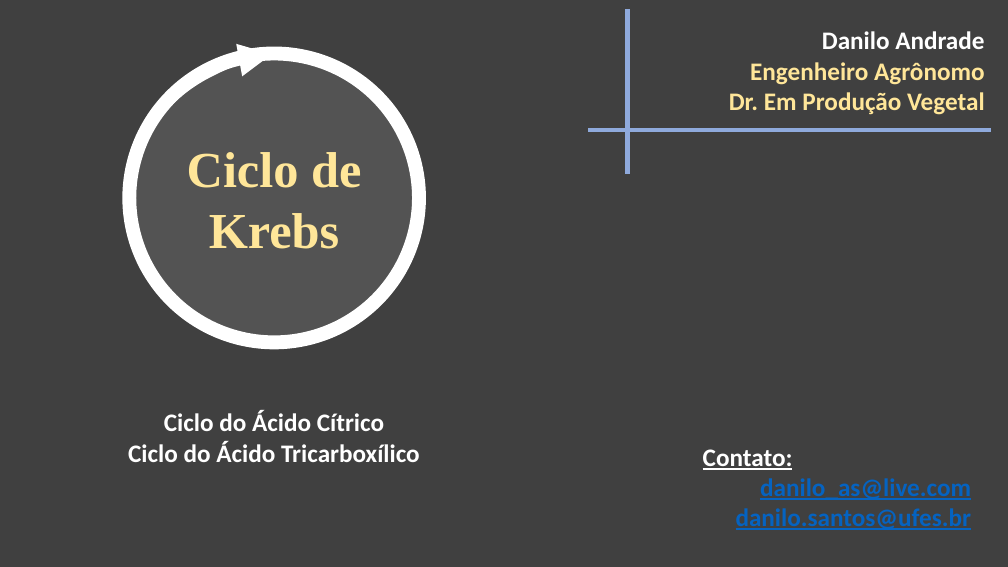
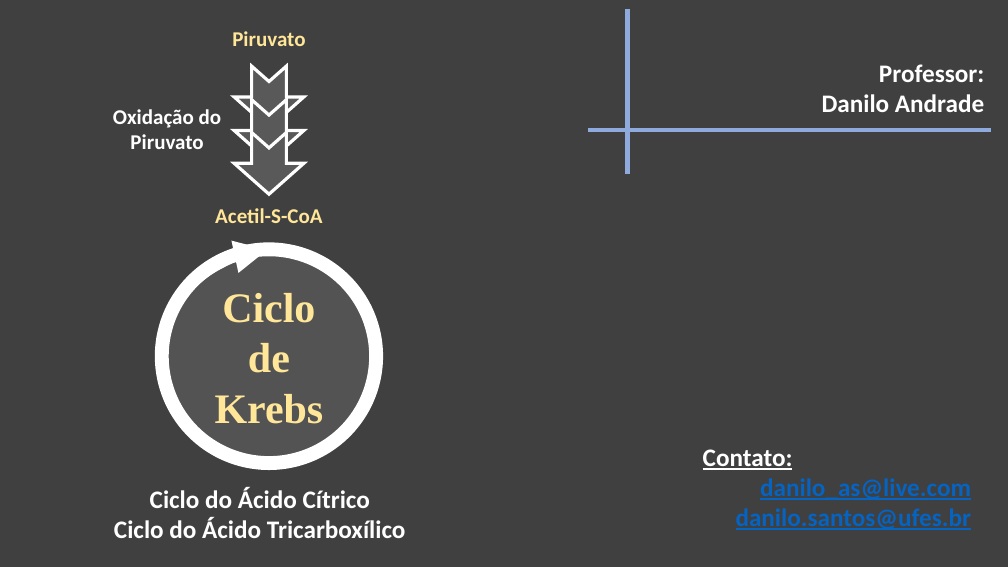
Before and after one commit to daniloasdotcom/Bioquimica-com-Danilo, a slide deck: slide 1 of static/aulas/ciclo_de_krebs.pptx. Drawn at 1008x567 pixels with LibreOffice and Linux fonts; fonts in the diff are those of the drawing. Boxes give left, top, right and bottom in pixels: in the first picture for what was removed or moved away, otherwise in the second. Text is boxed around its words. In the diff, an @@ line names an element or a change of style, - is before the commit and + after.

```diff
--- a/static/aulas/ciclo_de_krebs.pptx
+++ b/static/aulas/ciclo_de_krebs.pptx
@@ text added at [232,31,305,46], 20 pt, text #FFE699, bold @@
+Piruvato
@@ text "Professor:": place and size @@
-text "Professor:" at [729,31,985,115]
+text "Professor:" at [822,64,984,112]
@@ notched right arrow added at [234,66,304,128], fill #595959, outline #FFFFFF 3 pt @@
@@ text at [729,62,985,115]: paragraphs removed @@
-Engenheiro Agrônomo
-Dr. Em Produção Vegetal
@@ text at [879,64,984,82]: paragraph added @@
+Professor:
@@ text added at [113,109,222,149], 20 pt, text #FFFFFF, bold @@
+Oxidação do Piruvato
@@ notched right arrow added at [234,100,304,162], fill #595959, outline #FFFFFF 3 pt @@
@@ notched right arrow added at [234,132,304,194], fill #595959, outline #FFFFFF 3 pt @@
@@ text added at [215,208,322,223], 20 pt, text #FFE699, bold @@
+Acetil-S-CoA
@@ arc (boxed as its full ellipse): place and size @@
-arc (boxed as its full ellipse) at [127,54,448,343]
+arc (boxed as its full ellipse) at [160,250,398,464]
@@ ellipse "Ciclo de Krebs": place and size @@
-ellipse "Ciclo de Krebs" at [129,54,419,343]
+ellipse "Ciclo de Krebs" at [162,250,377,464]
@@ ellipse "Ciclo de Krebs" at [162,250,377,464]: size 48 to 40 pt @@
@@ text "Ciclo do Ácido Cítrico": place and size @@
-text "Ciclo do Ácido Cítrico" at [128,411,420,462]
+text "Ciclo do Ácido Cítrico" at [114,487,406,538]
```
Also in this commit, not shown: 9 other slides changed, 11 slides added, 2 slides removed, 25 other files.
